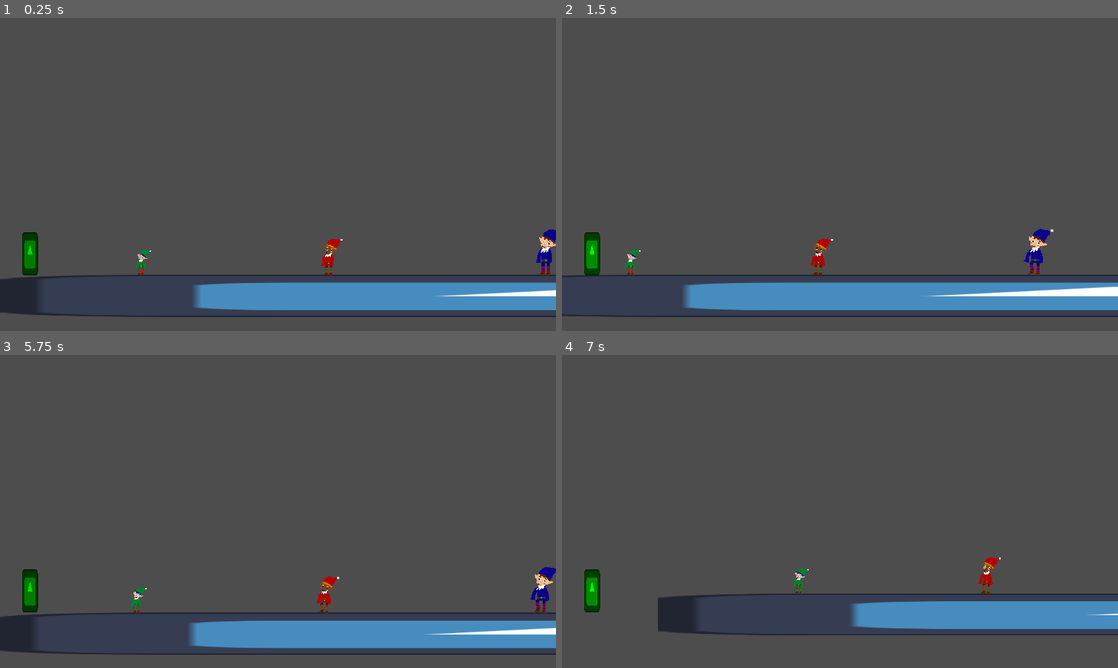
Above: before the commit, frames 1-4 (two rows, left to right).
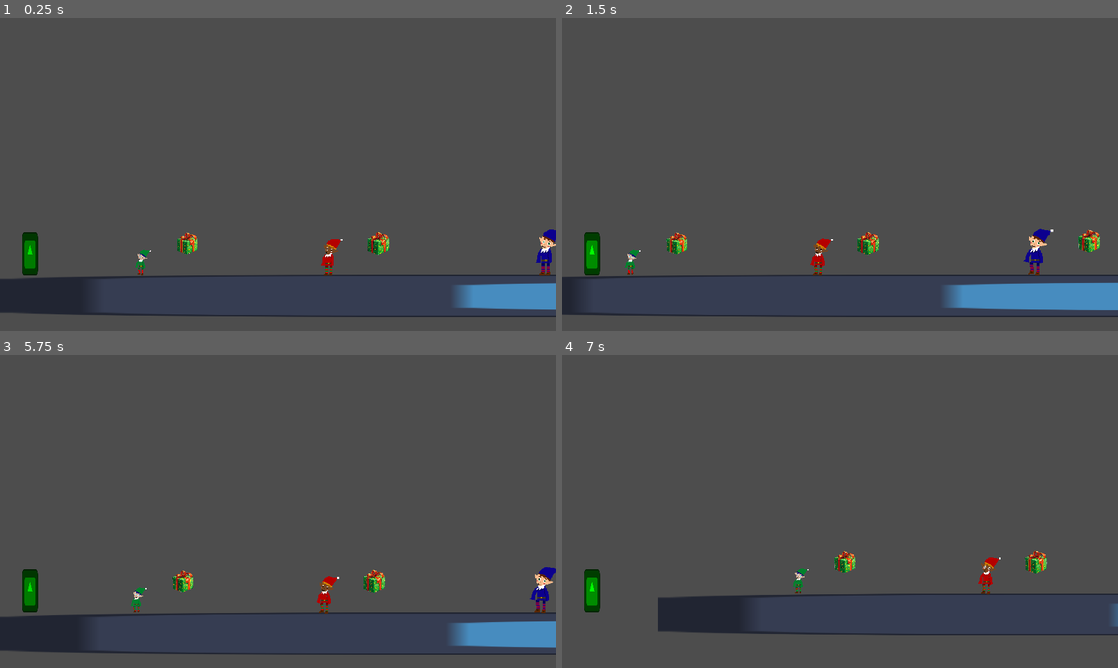
Above: after the commit, the same moments.

Repository: agreene5/GeorgiaDev-Winter-Jam-2024
Game: Godot game, scene res://Scenes/main.tscn
Two runs of this game, one before a commit and one after it. Both use one fixed random seed, a clock stepped at 60 frames per second and the inputs below. The engine's default icon, where the game draws it, is replaced by a stand-in: a white triangle on a blue panel in a dark square.
Inputs (mouse positions are in pixels of both pictures, inside the frame that each line leads up to):
- Up to frame 1 (0.25 s): no input
- Up to frame 2 (1.5 s): tap Enter (ui_accept) at 0.5, 0.77 s; move the mouse to (962, 158) at 0.52 s; hold Right (ui_right) from 0.53 s (still down); right-click (962, 158) at 0.6 s; move the mouse to (728, 190) at 1.27 s; right-click (728, 190) at 1.35 s
- Up to frame 3 (5.75 s): tap Enter (ui_accept) at 1.52, 2, 3.02, 3.5, 3.77, 4.25, 4.52, 5 s; move the mouse to (333, 442) at 2.02 s; release Right (ui_right) at 2.03 s; hold Left (ui_left) 2.03-2.78 s; right-click (333, 442) at 2.1 s; move the mouse to (250, 574) at 2.77 s; hold Right (ui_right) 2.78-4.28 s; right-click (250, 574) at 2.85 s; move the mouse to (444, 558) at 3.52 s; right-click (444, 558) at 3.6 s; move the mouse to (111, 464) at 4.27 s; hold Left (ui_left) 4.28-5.03 s; right-click (111, 464) at 4.35 s; move the mouse to (305, 511) at 5.02 s; hold Right (ui_right) from 5.03 s (still down); right-click (305, 511) at 5.1 s
- Up to frame 4 (7 s): move the mouse to (756, 433) at 5.77 s; release Right (ui_right) at 5.78 s; hold Left (ui_left) from 5.78 s (still down); right-click (756, 433) at 5.85 s; tap Enter (ui_accept) at 6.02, 6.77 s; move the mouse to (962, 495) at 6.52 s; right-click (962, 495) at 6.6 s

The runs differ from the first frame. In frame 1, 6.5% of the frame differs, in the area x 2-100%, y 68-96%; in frame 2, 6.4%; in frame 3, 6.5%; in frame 4, 5.9%.

Commit message:
Added in presents

Diff:
--- a/Global_Variables.gd
+++ b/Global_Variables.gd
@@ -28,3 +28,6 @@
 
 		get_tree().change_scene_to_file("res://Scenes/caught_screen.tscn")
 		get_tree().paused = false # Unpausing the game
+
+var presents_collected = 0 # Dependent on how many presents you have
+var all_presents = 3 # Determines how many presents are needed to win
--- a/Scenes/main.gd
+++ b/Scenes/main.gd
@@ -4,6 +4,7 @@
 # Called when the node enters the scene tree for the first time.
 func _ready() -> void:
 	Global_Variables.caught = false # Setting the caught to false for this scene is reloaded
+	Global_Variables.presents_collected = 0 # Settings presents to 0 everytime scene reloads
 
 
 # Called every frame. 'delta' is the elapsed time since the previous frame.
--- a/Scenes/main.tscn
+++ b/Scenes/main.tscn
@@ -7,9 +7,10 @@
 [ext_resource type="PackedScene" uid="uid://djbi442whm3nh" path="res://elf_1/elf_1.tscn" id="4_x42fs"]
 [ext_resource type="PackedScene" uid="uid://c51w0b83assly" path="res://elf_2/elf_2.tscn" id="5_ep68p"]
 [ext_resource type="PackedScene" uid="uid://btpsawf4hwa8o" path="res://elf_3/elf_3.tscn" id="6_hsds3"]
+[ext_resource type="PackedScene" uid="uid://dah40pha23gbf" path="res://presents/present.tscn" id="8_h1cf3"]
 
 [sub_resource type="RectangleShape2D" id="RectangleShape2D_k2t3w"]
-size = Vector2(4348, 143)
+size = Vector2(10196, 143)
 
 [sub_resource type="RectangleShape2D" id="RectangleShape2D_twce7"]
 size = Vector2(53, 149)
@@ -25,12 +26,12 @@
 position = Vector2(104, 560)
 
 [node name="Sprite2D" type="Sprite2D" parent="StaticBody2D"]
-position = Vector2(2071, 15.5)
-scale = Vector2(33.9219, 1.13281)
+position = Vector2(5001.5, 15.5)
+scale = Vector2(79.7109, 1.13281)
 texture = ExtResource("1_4oeq1")
 
 [node name="CollisionShape2D" type="CollisionShape2D" parent="StaticBody2D"]
-position = Vector2(2072, 16.5)
+position = Vector2(4996, 16.5)
 shape = SubResource("RectangleShape2D_k2t3w")
 
 [node name="TEMP_DELETE" type="CharacterBody2D" parent="."]
@@ -68,3 +69,13 @@
 
 [node name="Elf3" parent="." instance=ExtResource("6_hsds3")]
 position = Vector2(1887, 440)
+
+[node name="Present" parent="." instance=ExtResource("8_h1cf3")]
+
+[node name="Present2" parent="." instance=ExtResource("8_h1cf3")]
+position = Vector2(1310, 395)
+scale = Vector2(0.11, 0.11)
+
+[node name="Present3" parent="." instance=ExtResource("8_h1cf3")]
+position = Vector2(2074, 387)
+scale = Vector2(0.11, 0.11)
--- /dev/null
+++ b/presents/present.tscn
@@ -0,0 +1,32 @@
+[gd_scene load_steps=5 format=3 uid="uid://dah40pha23gbf"]
+
+[ext_resource type="Texture2D" uid="uid://c73siuowd7vxa" path="res://Temp_Assets/Present.png" id="1_algpw"]
+[ext_resource type="Script" path="res://presents/present_area.gd" id="2_ht8h1"]
+
+[sub_resource type="SpriteFrames" id="SpriteFrames_qlakv"]
+animations = [{
+"frames": [{
+"duration": 1.0,
+"texture": ExtResource("1_algpw")
+}],
+"loop": true,
+"name": &"default",
+"speed": 5.0
+}]
+
+[sub_resource type="RectangleShape2D" id="RectangleShape2D_nqay5"]
+size = Vector2(752.381, 800)
+
+[node name="Present" type="AnimatedSprite2D"]
+position = Vector2(650, 395)
+scale = Vector2(0.105, 0.105)
+sprite_frames = SubResource("SpriteFrames_qlakv")
+
+[node name="Present_Area" type="Area2D" parent="."]
+script = ExtResource("2_ht8h1")
+
+[node name="CollisionShape2D" type="CollisionShape2D" parent="Present_Area"]
+position = Vector2(4.76074, 0)
+shape = SubResource("RectangleShape2D_nqay5")
+
+[connection signal="area_entered" from="Present_Area" to="Present_Area" method="_on_area_entered"]
--- /dev/null
+++ b/presents/present_area.gd
@@ -0,0 +1,20 @@
+extends Area2D
+
+
+# Called when the node enters the scene tree for the first time.
+func _ready() -> void:
+	pass # Replace with function body.
+
+
+# Called every frame. 'delta' is the elapsed time since the previous frame.
+func _process(delta: float) -> void:
+	pass
+
+
+func _on_area_entered(area: Area2D) -> void:
+	if area.name == "Grinch_Area":
+		Global_Variables.presents_collected += 1
+		if Global_Variables.presents_collected >= Global_Variables.all_presents:
+			print("You win!")
+		print(Global_Variables.presents_collected)
+		get_parent().queue_free()
Not shown: 1 places in Scenes/main.tscn that only renumber resources
Binary file added: Temp_Assets/Present.png
Not shown, added: Temp_Assets/Present.png.import
